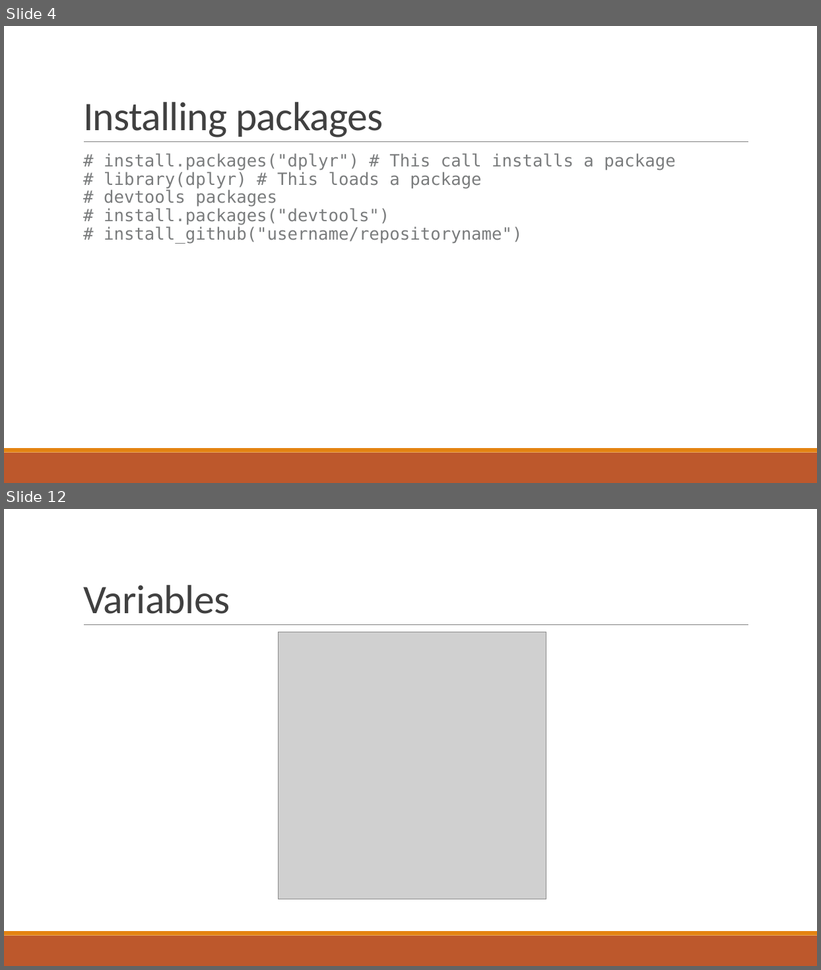
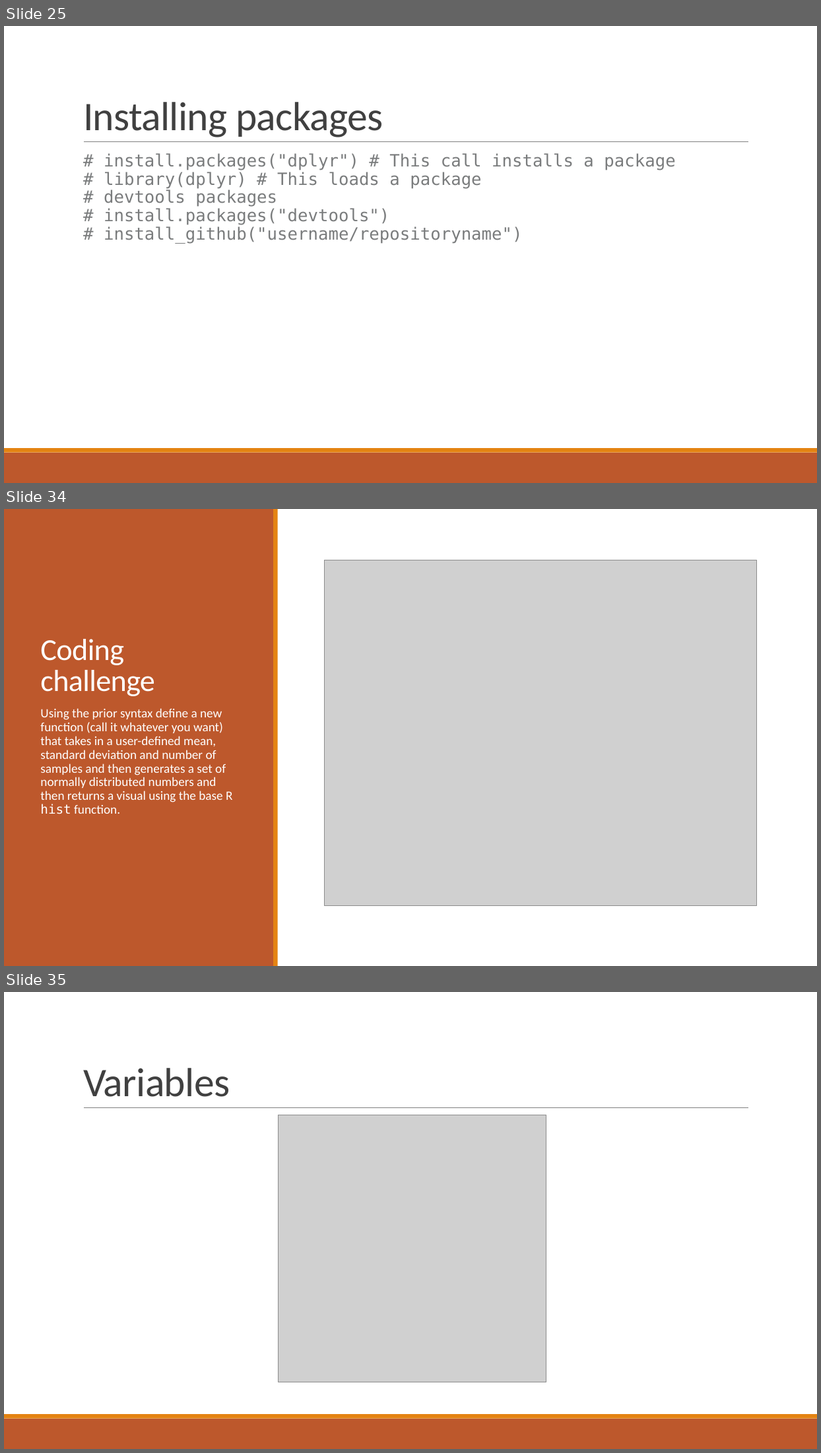
Before and after one commit to csc-ubc-okanagan/workshops, a slide deck: guides/Additional-talks/fundamental-concepts-with-RStudio-90-mins.pptx. Shown one above the other, each under a label of ours: slides 4 and 12 before the commit, slides 25, 34 and 35 after it; the slides between them are not shown. The pictures are 821x970 and 821x1453 pixels, drawn with LibreOffice and Linux fonts; fonts in the diff are those of the drawing; grey boxes stand for pictures. Boxes give left, top, right and bottom in pixels: in the first picture for what was removed or moved away, otherwise in the second. Text is boxed around its words. In the diff, an @@ line names an element or a change of style, - is before the commit and + after.

```diff
--- a/guides/Additional-talks/fundamental-concepts-with-RStudio-90-mins.pptx
+++ b/guides/Additional-talks/fundamental-concepts-with-RStudio-90-mins.pptx
@@ slide 34 added at <box>4,509,817,966</box>, background #FFFFFF @@
@@ rectangle added at <box>4,509,274,966</box>, fill #BD582C @@
@@ rectangle added at <box>274,509,278,966</box>, fill #E48312 @@
@@ picture added at <box>324,560,757,906</box> @@
@@ title added at <box>40,639,154,696</box>, 36 pt, text #FFFFFF @@
+Coding challenge
@@ text added at <box>40,708,232,815</box>, 15 pt, text #FFFFFF @@
+Using the prior syntax define a new function (call it whatever you want) that takes in a user-defined mean, standard deviation and number of samples and then generates a set of normally distributed numbers and then returns a visual using the base R hist function.
@@ what was slide 4 is now slide 25 @@
@@ what was slide 12 is now slide 35 @@
```
Also in this commit, not shown: 9 slides changed, 29 other slides added, 1 slide removed, 2 other files.
